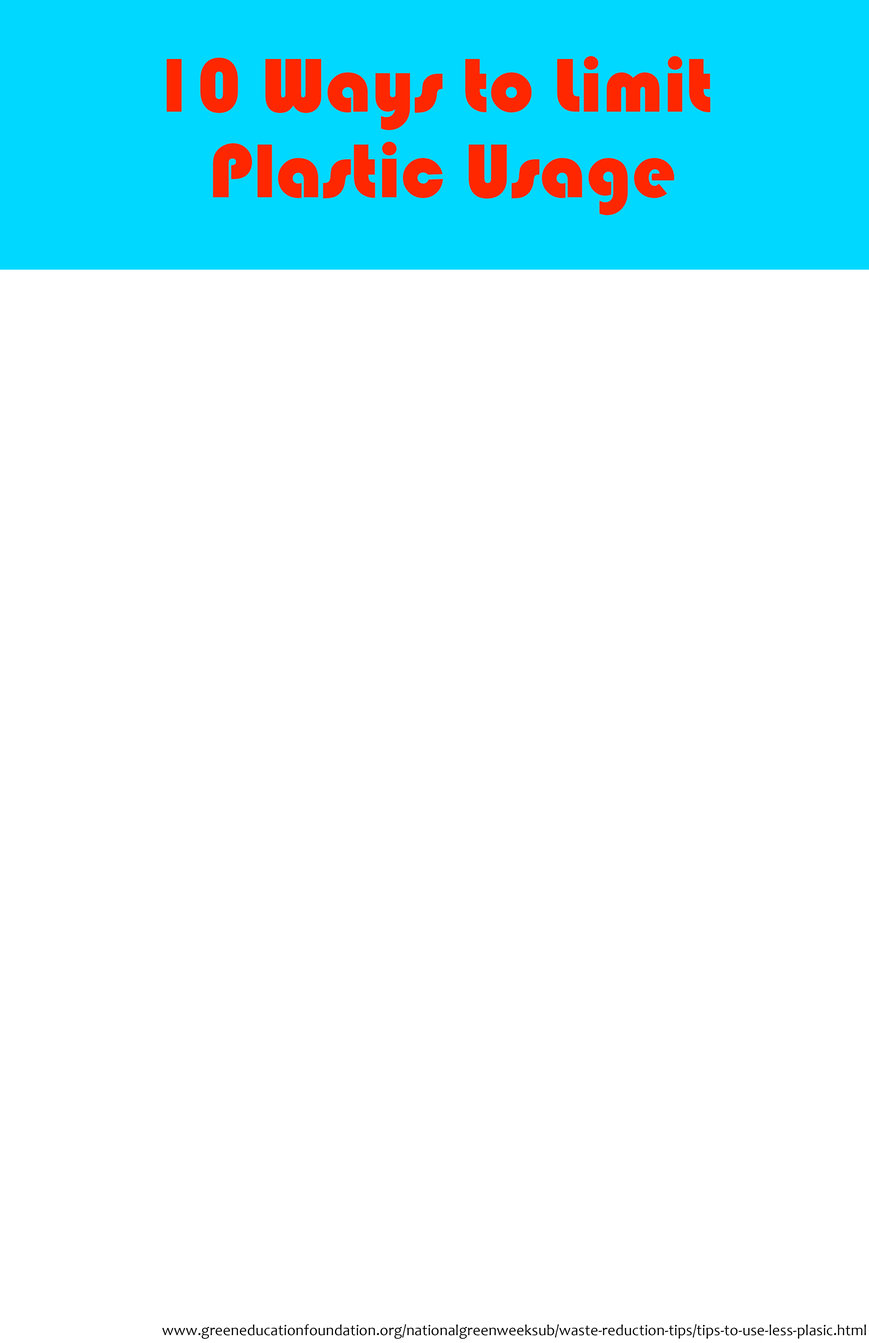
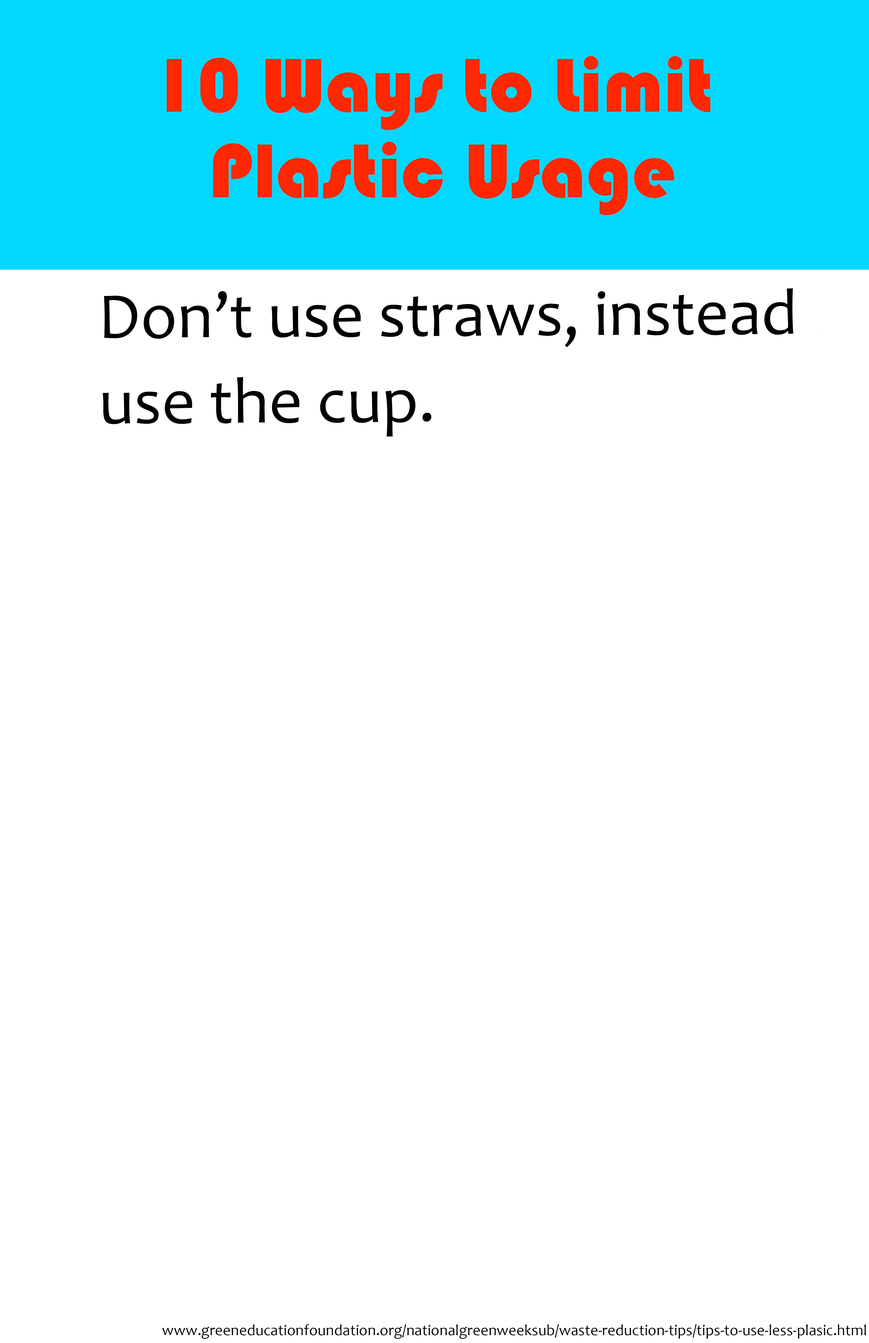
The second w=869, h=1343 image is a revision of the first. Changes to its layers:
added layer "Don’t use straws, instead . . use the cup." above "Citation" over (x1=102, y1=288, x2=822, y2=437)
